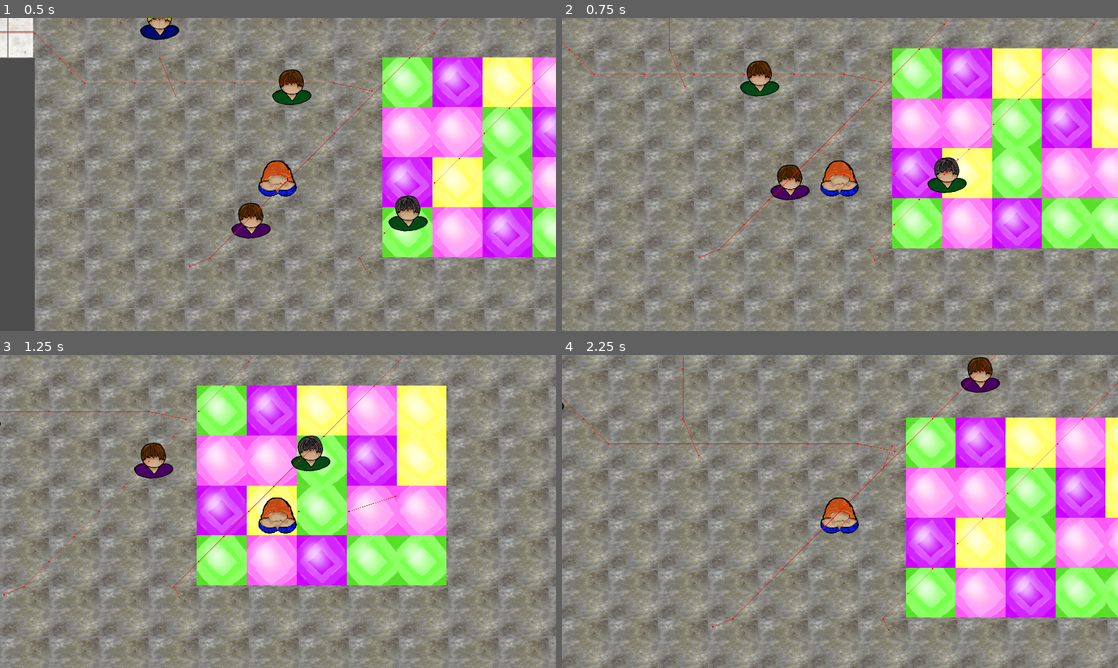
Above: before the commit, frames 1-4 (two rows, left to right).
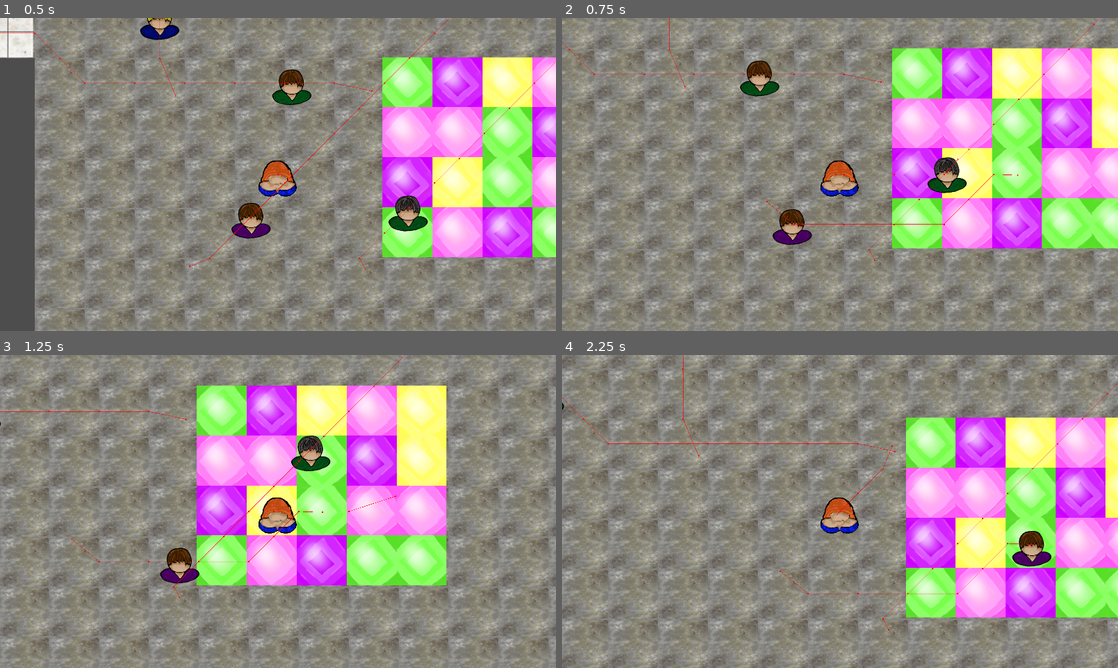
Above: after the commit, the same moments.

Repository: mntjams/game-jam-25-2
Game: Godot game, scene res://scenes/game.tscn
The game is run twice, just before and just after one commit, with the same random seed, the same clock (stepped at 60 frames per second) and the same inputs.
Inputs (mouse positions are in pixels of both pictures, inside the frame that each line leads up to):
- Up to frame 1 (0.5 s): no input
- Up to frame 2 (0.75 s): move the mouse to (962, 158) at 0.52 s; hold E (interact, bound only after the commit) from 0.53 s (still down)
- Up to frame 3 (1.25 s): keep holding E (interact, bound only after the commit)
- Up to frame 4 (2.25 s): move the mouse to (728, 527) at 1.27 s; release E (interact, bound only after the commit) at 1.28 s; tap E (interact, bound only after the commit) at 1.35 s; move the mouse to (895, 442) at 2.02 s; hold E (interact, bound only after the commit) from 2.03 s (still down)

Frame 1 is identical in both runs. In frame 2, 1.3% of the frame differs, in the area x 24-83%, y 0-77%; in frame 3, 1.2%; in frame 4, 1.3%, in the area x 27-89%, y 0-88%.

Commit message:
Fix button to interact not showing

Diff:
--- a/project.godot
+++ b/project.godot
@@ -30,6 +30,7 @@
 
 Rooms="Group for all locations"
 NPCs="Group for all npcs"
+Player=""
 
 [input]
 
@@ -38,6 +39,11 @@
 "events": [Object(InputEventKey,"resource_local_to_scene":false,"resource_name":"","device":0,"window_id":0,"alt_presse …(194 unchanged characters)…
 ]
 }
+interact={
+"deadzone": 0.2,
+"events": [Object(InputEventKey,"resource_local_to_scene":false,"resource_name":"","device":-1,"window_id":0,"alt_pressed":false,"shift_pressed":false,"ctrl_pressed":false,"meta_pressed":false,"pressed":false,"keycode":0,"physical_keycode":69,"key_label":0,"unicode":101,"location":0,"echo":false,"script":null)
+]
+}
 
 [rendering]
 
--- a/scenes/game.tscn
+++ b/scenes/game.tscn
@@ -179,7 +179,7 @@
 tile_map_data = PackedByteArray("AAAaABYAAQACAAAAAAAbABYAAQACAAAAAAATAP3/AAAEAAMAAAAUAP3/AAADAAMAAFAVAP3/AAAEAAMAAAATAP …(1088 unchanged characters)…
 tile_set = SubResource("TileSet_feb5d")
 
-[node name="Player" parent="." instance=ExtResource("3_u5sy4")]
+[node name="Player" parent="." groups=["Player"] instance=ExtResource("3_u5sy4")]
 position = Vector2(736, 1102)
 
 [node name="AudioListener2D" type="AudioListener2D" parent="Player"]
--- a/scenes/woman.tscn
+++ b/scenes/woman.tscn
@@ -34,5 +34,12 @@
 [node name="CollisionShape2D" type="CollisionShape2D" parent="Area2D"]
 shape = SubResource("CircleShape2D_kset0")
 
+[node name="InterestBar" type="Label" parent="."]
+offset_left = -17.0
+offset_top = -101.0
+offset_right = 23.0
+offset_bottom = -78.0
+text = "0"
+
 [connection signal="body_entered" from="Area2D" to="." method="_on_area_2d_body_entered"]
 [connection signal="body_exited" from="Area2D" to="." method="_on_area_2d_body_exited"]
--- a/scripts/npc.gd
+++ b/scripts/npc.gd
@@ -11,9 +11,19 @@
 
 var work_time_base : float = 5.0
 var working : bool = false
+var interacting : bool = false
 
 @onready var stuck_timer: Timer = $StuckTimer
 @export var stuck_timeout: float = 5      # seconds before we assume stuck
+
+signal started_working(woman : Npc)
+
+# setting the interacting flag
+func set_interacting(val : bool) -> void:
+	interacting = val
+
+func is_interacting() -> bool:
+	return interacting
 
 # --- NPC Movement ---------------------------------------------------------
 
@@ -61,6 +71,7 @@
 
 # what the npc should do when on the slot
 func _on_reached_slot() -> void:
+	emit_signal("started_working",self)
 	velocity = Vector2.ZERO
 	working = true
 	# NPC is at the slot. Do room-specific work here.
@@ -68,6 +79,9 @@
 	var work_time = work_time_base + randf_range(-2.5,2.5)
 	#print(self,"started working for ",work_time," seconds")
 	await get_tree().create_timer(work_time).timeout
+	if is_interacting():
+		print(self," I cant leave I am interacting")
+		return
 	working = false
 	#print(self,"stopped working")
 	on_done_in_room()
--- a/scripts/player.gd
+++ b/scripts/player.gd
@@ -6,6 +6,18 @@
 
 signal woman_entered_sight
 signal no_woman_in_sight
+
+# --- Woman interaction ---
+func _unhandled_input(event: InputEvent) -> void:
+	if event.is_action_pressed("interact"): # "interact" bound to E
+		if women_in_sight.size() == 0:
+			print(self,"no women here")
+		elif women_in_sight.size() == 1:
+			var woman : InteractableWoman = women_in_sight[0]
+			woman.start_interaction()
+			print(self,"hey girl whatsup")
+		elif women_in_sight.size() > 1:
+			print(self,"whooops")
 
 # --- Navigation ---
 func _physics_process(_delta: float) -> void:
@@ -30,11 +42,17 @@
 	for woman in get_tree().get_nodes_in_group("NPCs"):
 		woman.connect("approached_by_player", _on_approach)
 		woman.connect("player_left", _on_leave)
+		woman.connect("started_working",_on_woman_started_working)
+
+func _on_woman_started_working(woman : Npc):
+	#print(self,"some woman started working")
+	if woman in women_in_sight:
+		emit_signal("woman_entered_sight")
 
 func _on_approach(woman : InteractableWoman, is_working : bool):
+	women_in_sight.append(woman)
 	if is_working:
-		women_in_sight.append(woman)
-		print(women_in_sight)
+		#print(self,"ENTERING",women_in_sight)
 		emit_signal("woman_entered_sight")
 
 func _on_leave(woman : InteractableWoman):
@@ -42,6 +60,6 @@
 	if where == -1:
 		return
 	women_in_sight.remove_at(where)
-	print(women_in_sight)
+	#print(self,"LEEAVING",women_in_sight)
 	if len(women_in_sight) == 0:
 		emit_signal("no_woman_in_sight")
--- a/scripts/woman.gd
+++ b/scripts/woman.gd
@@ -13,14 +13,62 @@
 signal approached_by_player(woman : InteractableWoman, is_working : bool)
 signal player_left(woman : InteractableWoman)
 
+@onready var interest_bar: Label = $InterestBar
+
+const INTEREST_LIMIT : float = 100.0
+var player_in_range: bool = false
+var interest : float = 0.0
+
+# --- Interest bar logic
+
+func _init_interest_bar() -> void:
+	interest_bar.text = "0"
+	interest_bar.visible = false
+
+func _update_interest_bar_visibility() -> void:
+	# Show only while player is inside Area2D
+	interest_bar.visible = player_in_range
+
+func _update_interest_bar_value() -> void:
+	interest_bar.text = str(interest)
+#
+#func _update_interest_bar_value() -> void:
+	#interest_bar.value = interest
+
+# --- Interest and interaction logic---
+
+# start interacting with the player
+func start_interaction() -> void:
+	print(self, "hi boy")
+	super._stop_stuck_timer()
+	super.set_interacting(true)
+	# TODO: add some minigame logic here
+	# For now, simple placeholder: immediate interest gain:
+	var gained := 10.0
+	print(self," You cool dude, I am really interested")
+	interest = clamp(interest + gained, 0.0, 100.0)
+	_update_interest_bar_value()
+	_finish_interaction()
+
+# finish interacting with player and leave
+func _finish_interaction() -> void:
+	super._restart_stuck_timer()
+	super.set_interacting(false)
+	super.on_done_in_room()
+
 # --- Player tracking logic ---
 func _on_area_2d_body_entered(body: Node2D) -> void:
 	if body.name == "Player":
+		player_in_range = true
 		emit_signal("approached_by_player",self, super.is_working())
+		_update_interest_bar_visibility()
+
 
 func _on_area_2d_body_exited(body: Node2D) -> void:
+	player_in_range = false
 	if body.name == "Player":
 		emit_signal("player_left",self)
+		_update_interest_bar_visibility()
 
 # --- BEHAVIOR LOGIC ---
 func _ready() -> void:
@@ -28,6 +76,7 @@
 	men_costume_textures = _load_costumes(MEN_COSTUMES_DIR)
 	women_costume_textures = _load_costumes(WOMEN_COSTUMES_DIR)
 	_apply_random_costume()
+	_init_interest_bar()
 
 func on_done_in_room() -> void:
 	super.on_done_in_room()
Not shown: 1 places in scenes/npc.tscn that only renumber resources
